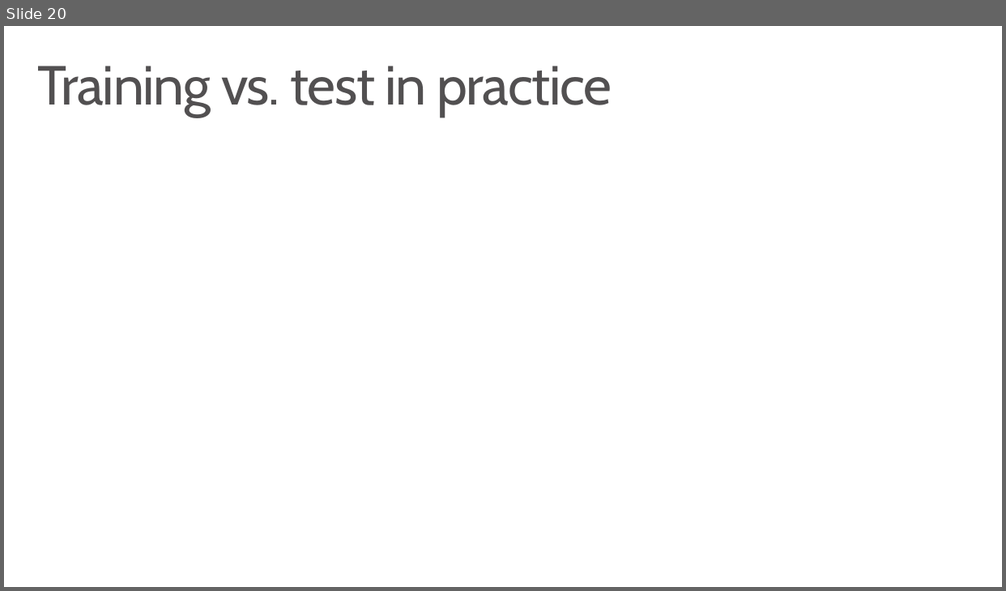
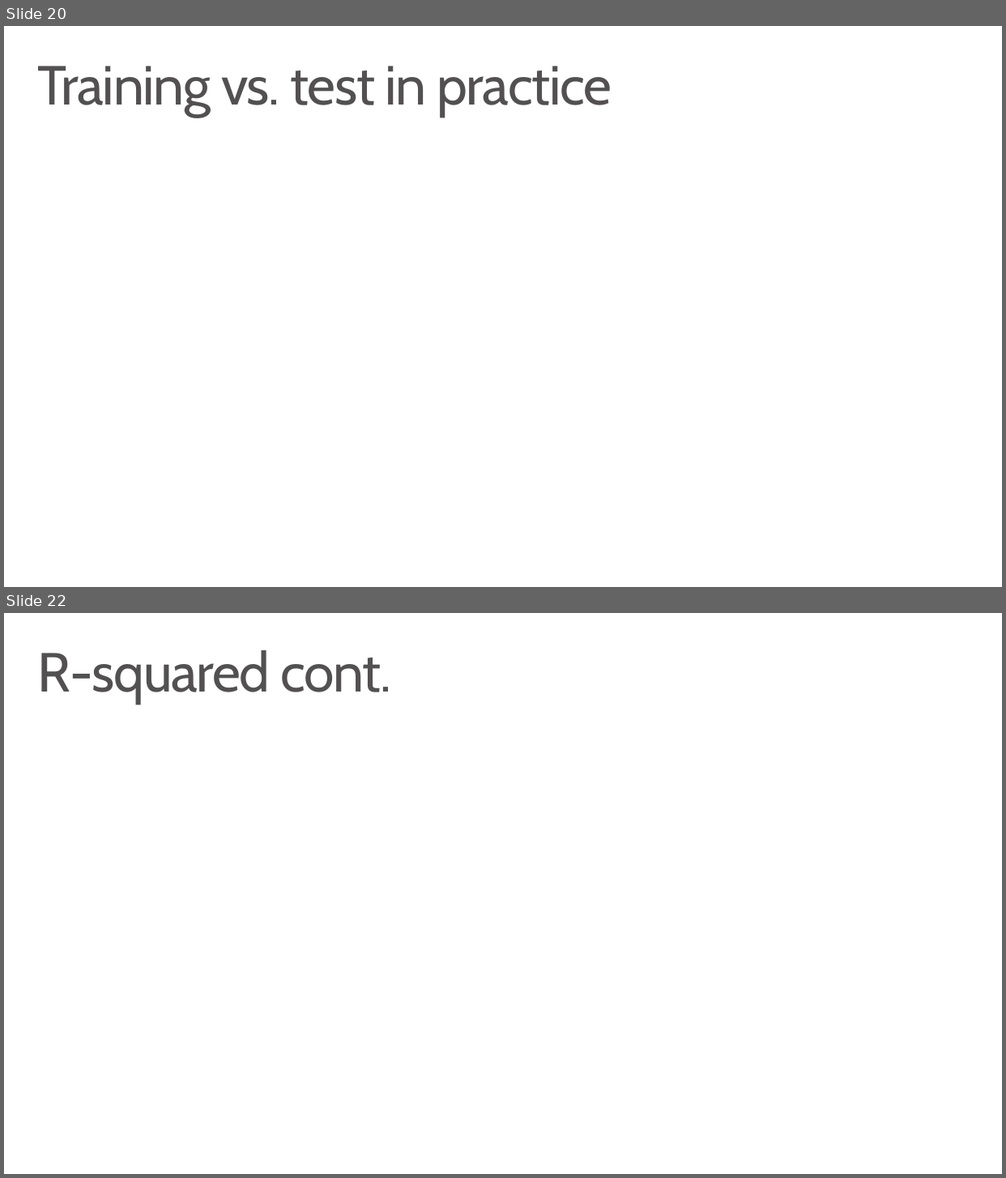
Before and after one commit to msr-ds3/coursework, a slide deck: week2/slides/intro-to-regression.pptx. Shown one above the other, each under a label of ours: slide 20 before the commit, slides 20 and 22 after it; the slides between them are not shown. The pictures are 1006x591 and 1006x1178 pixels, drawn with LibreOffice and Linux fonts; fonts in the diff are those of the drawing; grey boxes stand for pictures. Boxes give left, top, right and bottom in pixels: in the first picture for what was removed or moved away, otherwise in the second. Text is boxed around its words. In the diff, an @@ line names an element or a change of style, - is before the commit and + after.

```diff
--- a/week2/slides/intro-to-regression.pptx
+++ b/week2/slides/intro-to-regression.pptx
@@ slide 22 added at box(4, 613, 1002, 1174), background #FFFFFF @@
@@ title added at box(38, 650, 391, 705), 54 pt, text #525051 @@
+R-squared cont.
```
Also in this commit, not shown: 1 slide changed, 1 other slide added, 1 slide removed, 1 other file.
